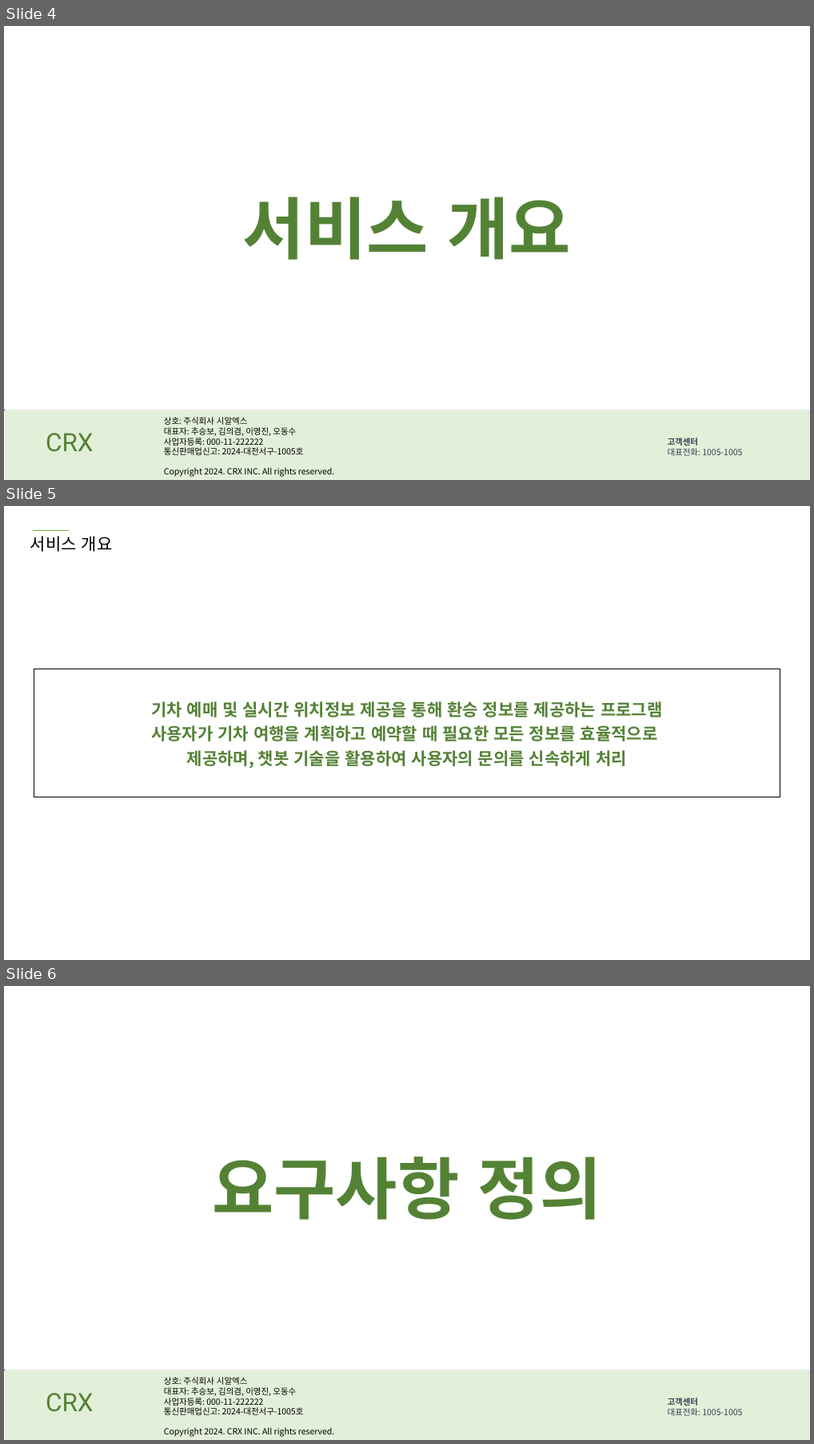
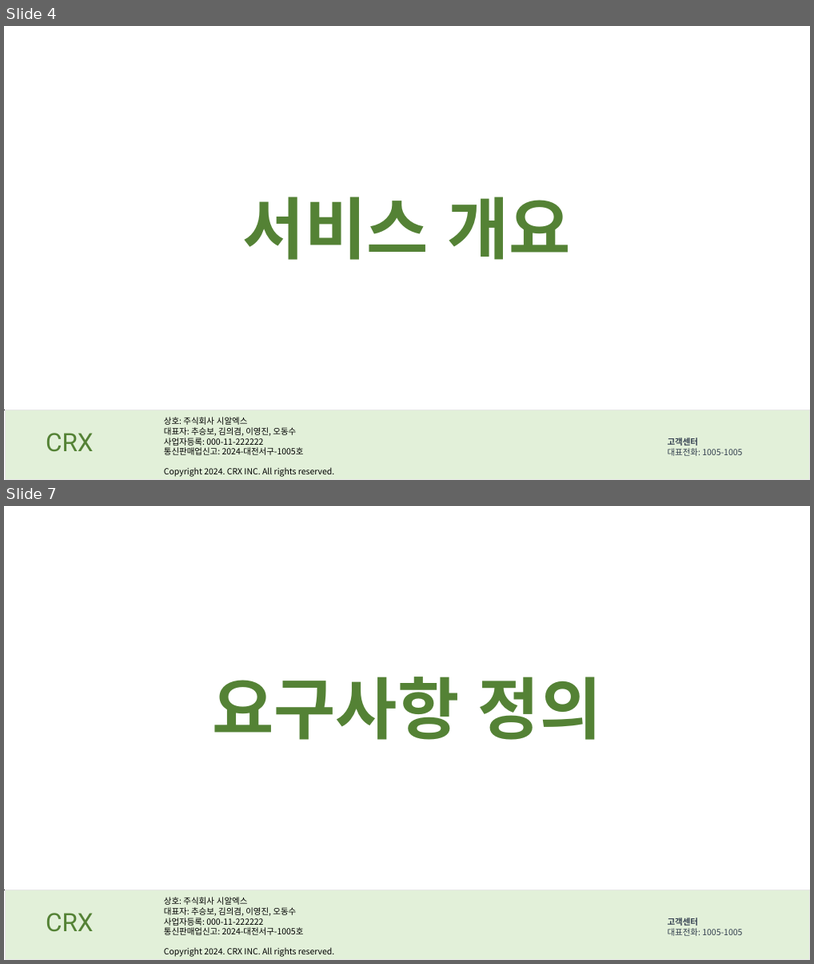
Before and after one commit to DongSooOh/trainProject, a slide deck: 5조 2차 발표자료 ppt.pptx. Shown one above the other, each under a label of ours: slides 4, 5 and 6 before the commit, slides 4 and 7 after it; the slides between them are not shown. The pictures are 814x1444 and 814x964 pixels, drawn with LibreOffice and Linux fonts; fonts in the diff are those of the drawing. Boxes give left, top, right and bottom in pixels: in the first picture for what was removed or moved away, otherwise in the second. Text is boxed around its words. In the diff, an @@ line names an element or a change of style, - is before the commit and + after.

```diff
--- a/5조 2차 발표자료 ppt.pptx
+++ b/5조 2차 발표자료 ppt.pptx
@@ slide 5 removed at [4, 506, 810, 960], background #FFFFFF @@
@@ text removed at [30, 536, 113, 552] @@
-서비스 개요
@@ line removed from (33, 531) to (69, 531) @@
@@ table removed at [34, 668, 781, 796], 1 rows, 1 columns @@
-기차 예매 및 실시간 위치정보 제공을 통해 환승 정보를 제공하는 프로그램 / 사용자가 기차 여행을 계획하고 예약할 때 필요한 모든 정보를 효율적으로 / 제공하며, 챗봇 기술을 활용하여 사용자의 문의를 신속하게 처리
@@ what was slide 6 is now slide 7 @@
```
Also in this commit, not shown: 3 slides changed, 29 slides added, 3 other slides removed.
